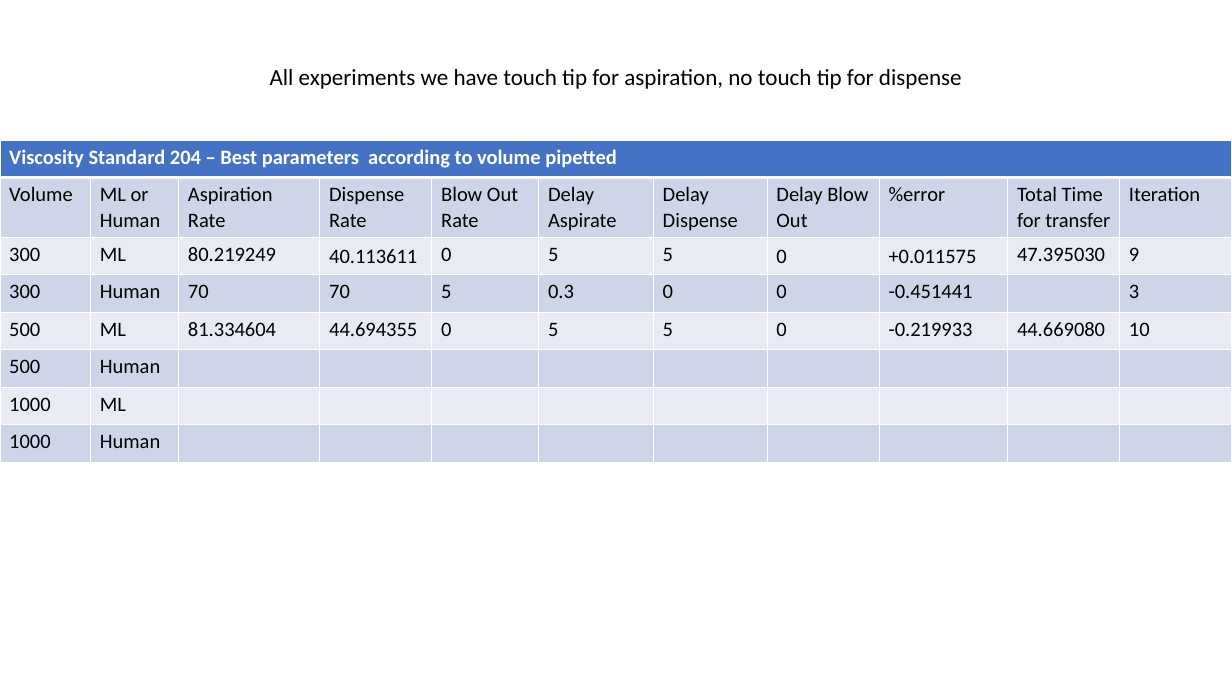
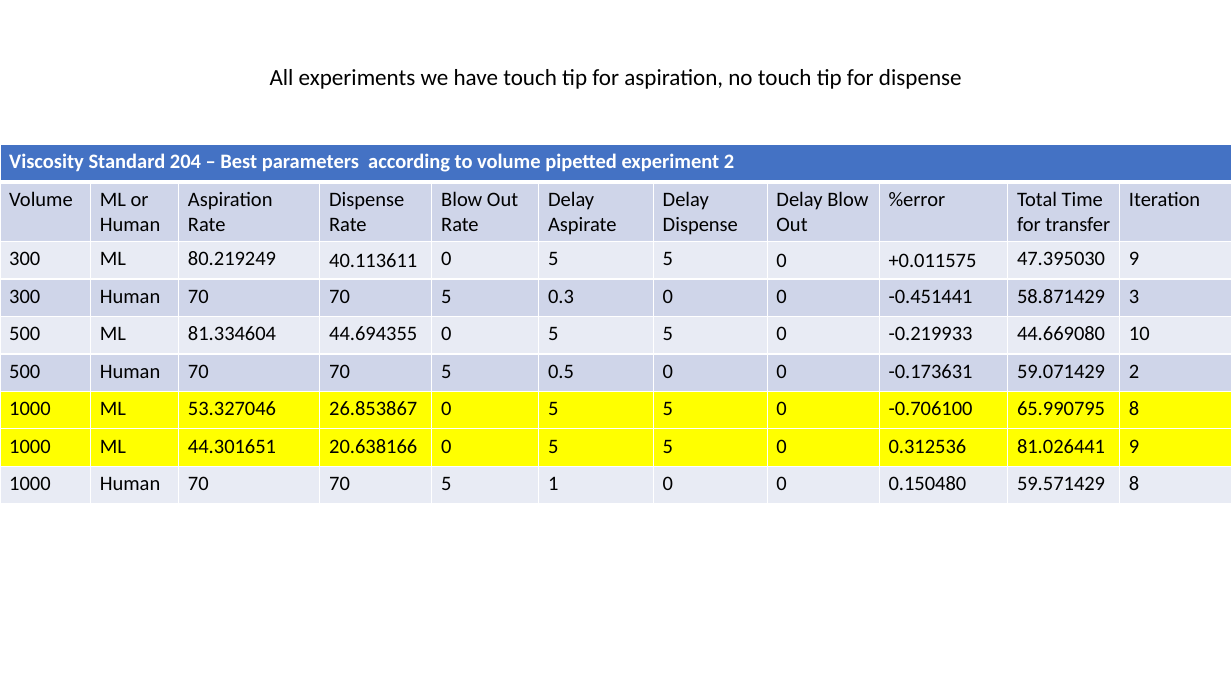
Before and after one commit to Quijanove/viscosity_liquid_transfer_Pablo, a slide deck: slide 3 of Opentrons_experiments/BOTorch_optimization/Shivam_Report/Graphs.pptx. Drawn at 1232x693 pixels with LibreOffice and Linux fonts; fonts in the diff are those of the drawing. Boxes give left, top, right and bottom in pixels: in the first picture for what was removed or moved away, otherwise in the second. Text is boxed around its words. In the diff, an @@ line names an element or a change of style, - is before the commit and + after.

```diff
--- a/Opentrons_experiments/BOTorch_optimization/Shivam_Report/Graphs.pptx
+++ b/Opentrons_experiments/BOTorch_optimization/Shivam_Report/Graphs.pptx
@@ table at bbox=[0, 145, 1231, 528] @@
-row 1, column 1: Viscosity Standard 204 – Best parameters according to volume pipetted
+row 1, column 1: Viscosity Standard 204 – Best parameters according to volume pipetted experiment 2
-row 4, column 10: 
+row 4, column 10: 58.871429
-row 6: 500 | Human |  |  |  |  |  |  |  |  | 
-row 7: 1000 | ML |  |  |  |  |  |  |  |  | 
-row 8: 1000 | Human |  |  |  |  |  |  |  |  | 
+row 6: 500 | Human | 70 | 70 | 5 | 0.5 | 0 | 0 | -0.173631 | 59.071429 | 2
+row 7: 1000 | ML | 53.327046 | 26.853867 | 0 | 5 | 5 | 0 | -0.706100 | 65.990795 | 8
+row 8: 1000 | ML | 44.301651 | 20.638166 | 0 | 5 | 5 | 0 | 0.312536 | 81.026441 | 9
+row 9: 1000 | Human | 70 | 70 | 5 | 1 | 0 | 0 | 0.150480 | 59.571429 | 8
@@ table: place and size @@
-table at bbox=[0, 140, 1231, 486]
+table at bbox=[0, 145, 1231, 528]
```
Also in this commit, not shown: 1 other slide changed, 12 slides added, 2 other files.
